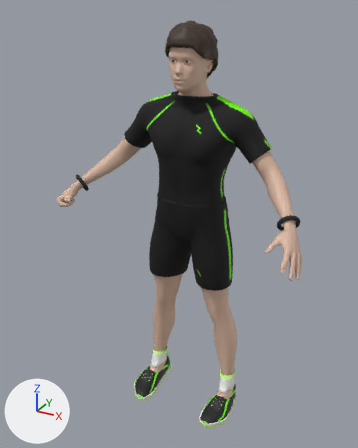
What one commit did to the glTF model public/models/player.glb.
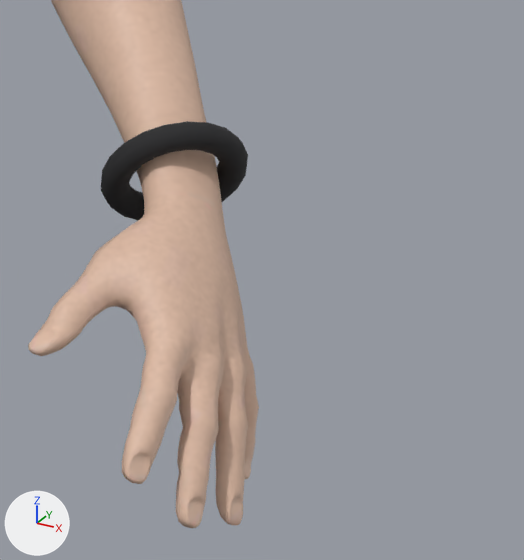
The first picture shows the older version from a camera (50 mm lens) standing at (0.983, -1.947, 1.922) and looking at (-0.021, -0.122, 1.01). The close-ups show the older and then the newer version on the part from 73% to 96% of the width and 44% to 64% of the height of that picture. Only the edits that show in the close-ups are written down. The axes (+X, +Y, +Z) are drawn at lower left. The lights are the same throughout.

Names of what the first close-up shows: 'PlayerBody', 'WristbandLeft'.
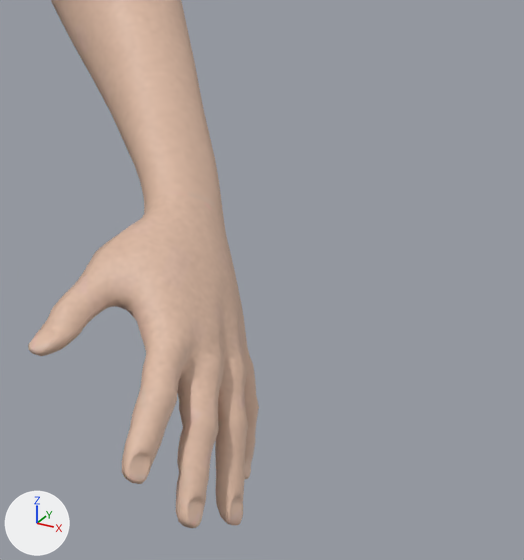
The change, as a diff of the scene's bpy script:
```diff
--- a/public/models/player.glb.py
+++ b/public/models/player.glb.py
@@ ob_wristbandleft @@
-ob_wristbandleft = bpy.data.objects.new('WristbandLeft', me_wristbandleft_002)
-ob_wristbandleft.location = (0.0, 0.0, 0.0)
```

Changed parts and their boxes (x1, y1, x2, y2) in the close-ups (524 x 560 px):
'WristbandLeft', deleted (black)
    before: (101, 121, 248, 220)
